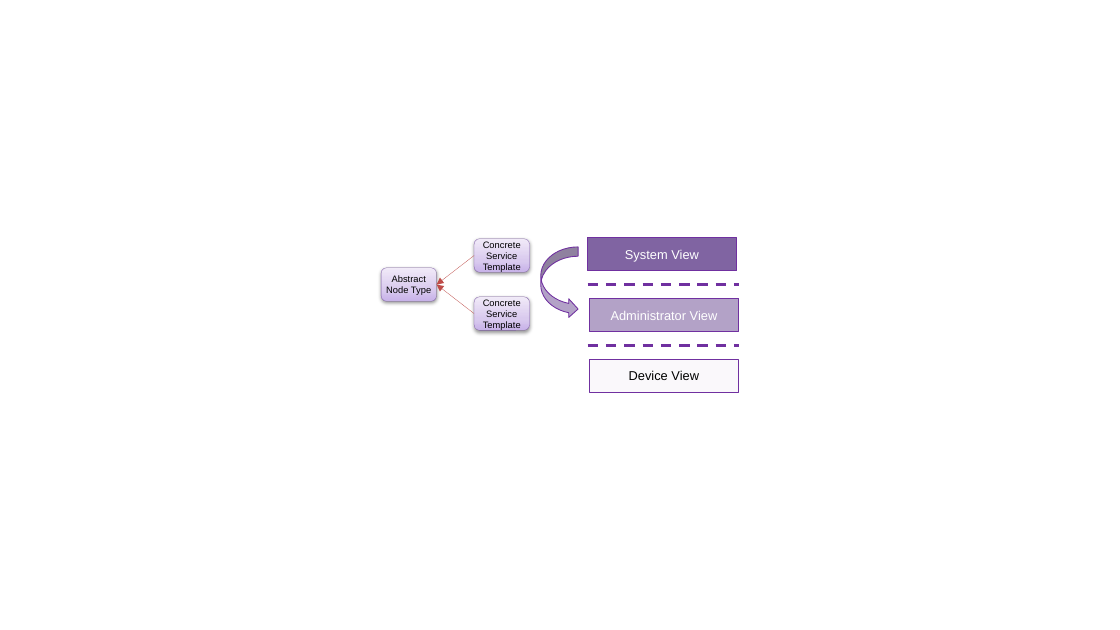
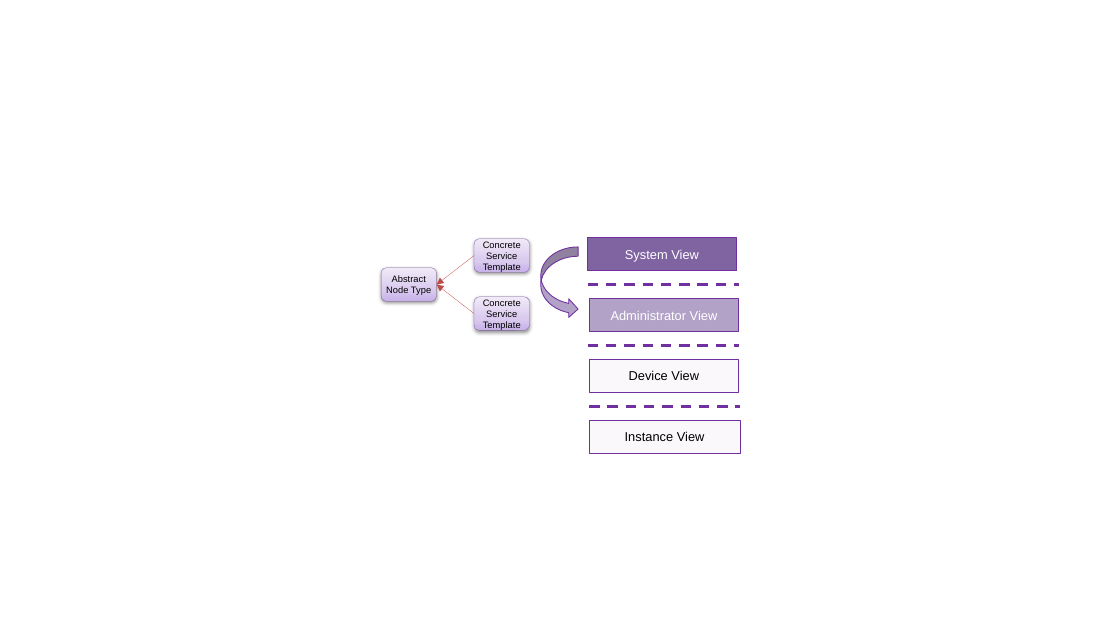
Before and after one commit to oasis-open/tosca-community-contributions, a slide deck: slide 5 of profiles/com/ubicity/sources/figures.pptx. Drawn at 1120x630 pixels with LibreOffice and Linux fonts; fonts in the diff are those of the drawing. Boxes give left, top, right and bottom in pixels: in the first picture for what was removed or moved away, otherwise in the second. Text is boxed around its words. In the diff, an @@ line names an element or a change of style, - is before the commit and + after.

```diff
--- a/profiles/com/ubicity/sources/figures.pptx
+++ b/profiles/com/ubicity/sources/figures.pptx
@@ line added from (589, 407) to (740, 407), #7030A0 2.25 pt dashed @@
@@ rectangle added at [589,420,740,454], fill #E6E0EC at 20% opacity, outline #7030A0 0.25 pt, 11 pt, text #000000 @@
+Instance View
```
Also in this commit, not shown: 2 other slides changed, 1 slide added, 9 other files.
